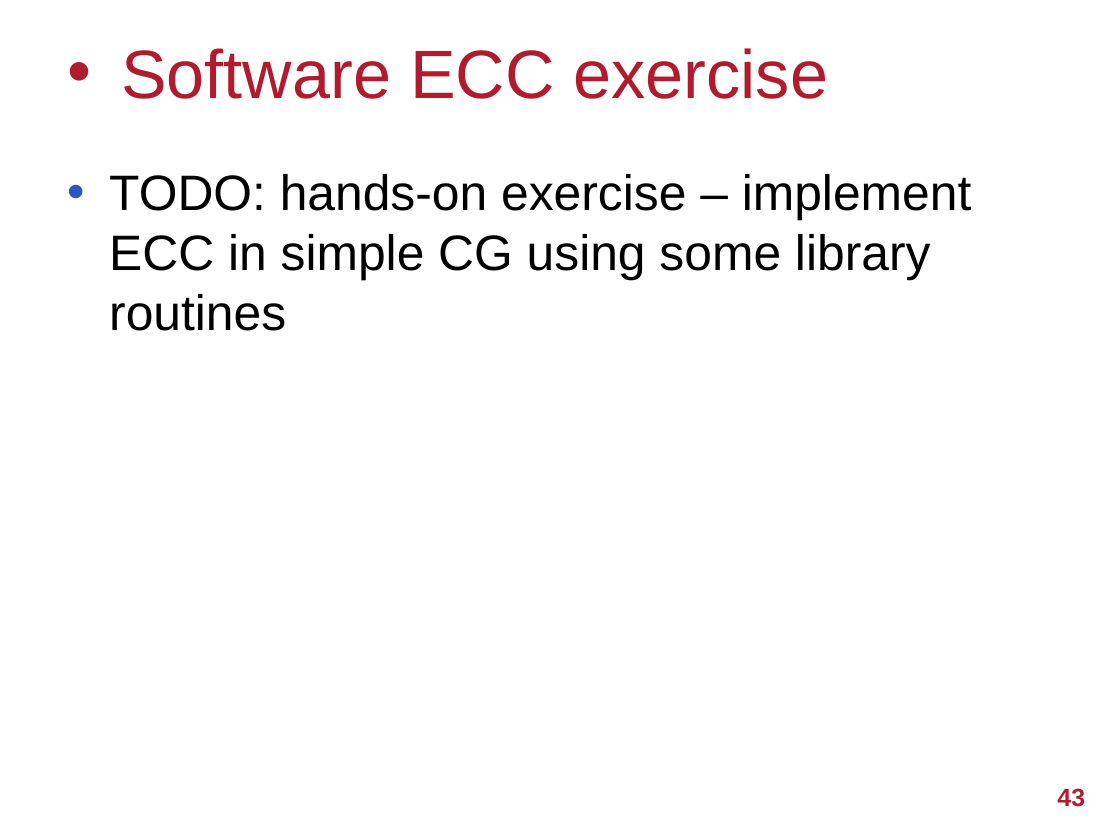
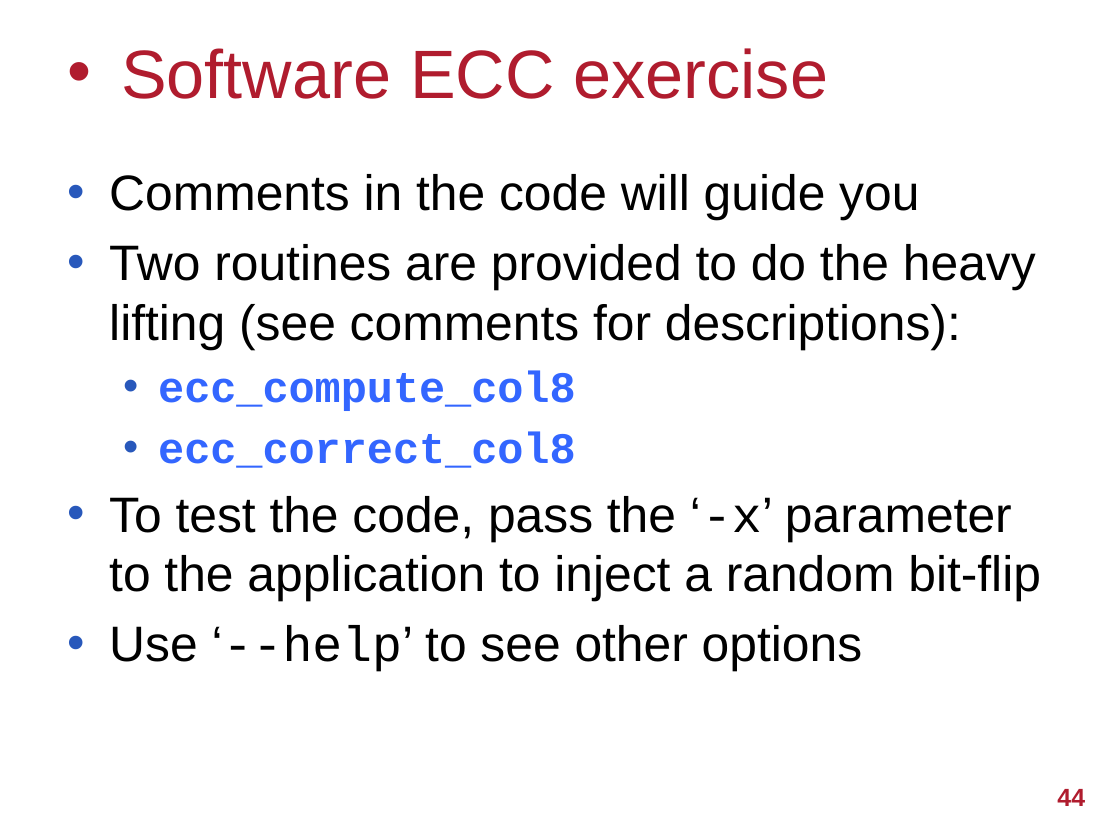
Before and after one commit to UoB-HPC/abft-training, a slide deck: slide 44 of abft-training.pptx (slide 43 before the commit). Drawn at 1120x840 pixels with LibreOffice and Linux fonts; fonts in the diff are those of the drawing; background and template pictures are left out. Boxes give left, top, right and bottom in pixels: in the first picture for what was removed or moved away, otherwise in the second. Text is boxed around its words. In the diff, an @@ line names an element or a change of style, - is before the commit and + after.

Commit message:
Add slides describing exercise

```diff
--- a/abft-training.pptx
+++ b/abft-training.pptx
@@ text at box(109, 174, 1041, 672): text changed @@
-• TODO: hands-on exercise – implement ECC in simple CG using some library routines
+• Comments in the code will guide you
+• Two routines are provided to do the heavy lifting (see comments for descriptions):
+  • ecc_compute_col8
+  • ecc_correct_col8
+• To test the code, pass the ‘-x’ parameter to the application to inject a random bit-flip
+• Use ‘--help’ to see other options
@@ page number at box(1057, 789, 1085, 806): text changed @@
-43
+44
```
Also in this commit, not shown: 6 other slides changed, 2 slides added, 1 other file.
